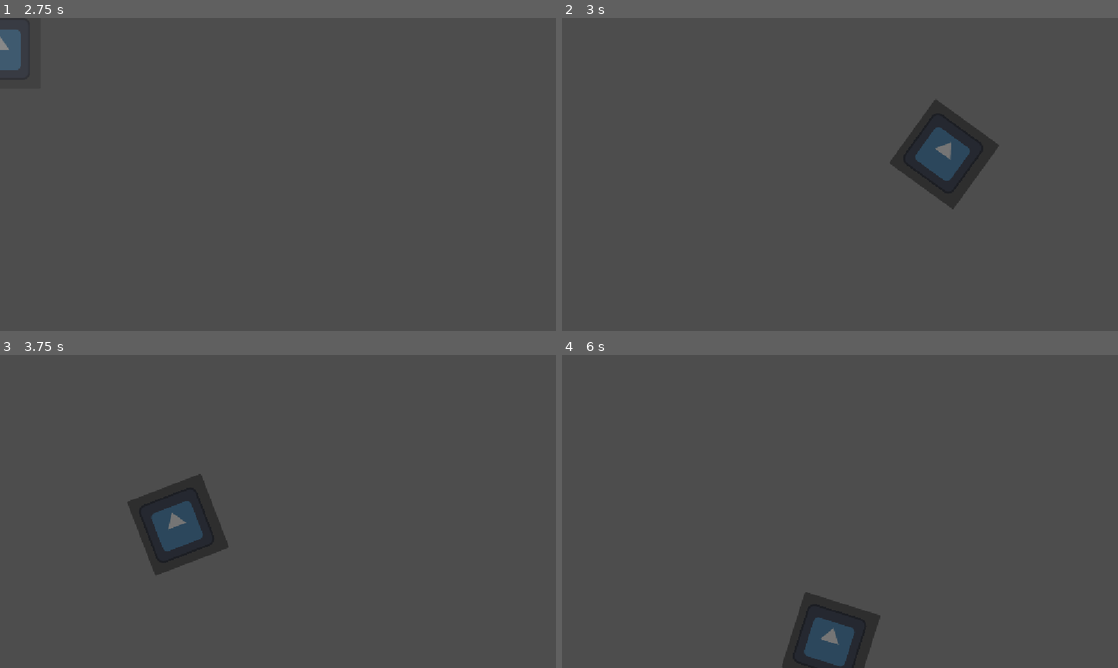
Above: before the commit, frames 1-4 (two rows, left to right).
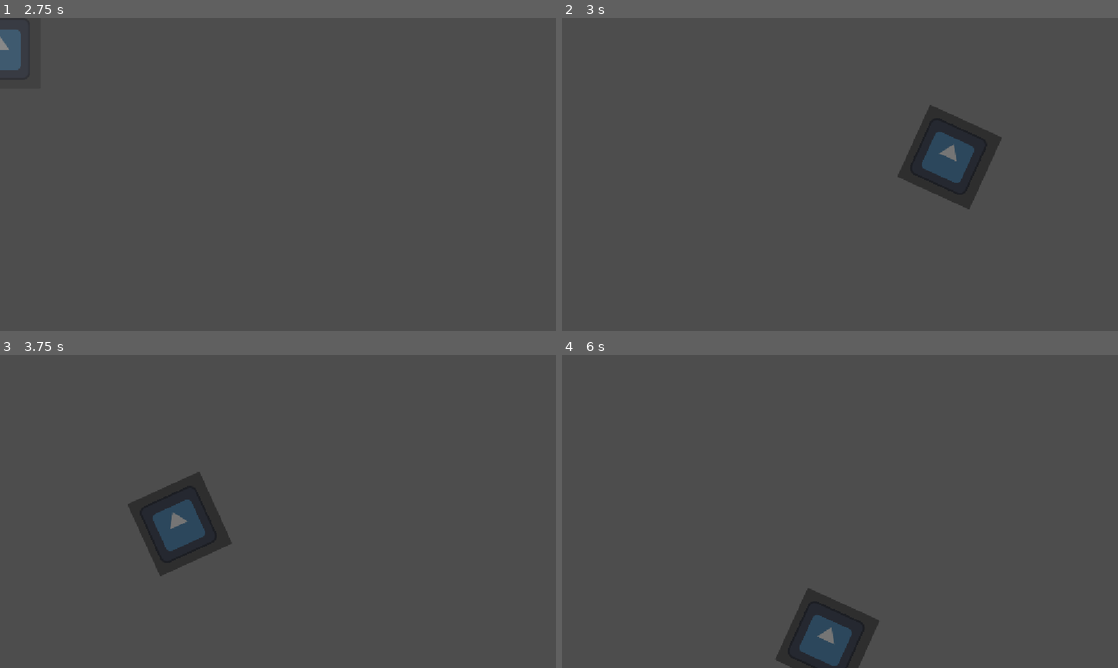
Above: after the commit, the same moments.

Repository: AquaFly1/TheTownGame
Game: Godot game, scene res://player.tscn
Same seed, same stepped clock (60 frames per second), same inputs: the game is played once before the commit and once after it. This scene is started directly instead of the project's main scene. The engine's default icon, where the game draws it, is replaced by a stand-in: a white triangle on a blue panel in a dark square.
Inputs (mouse positions are in pixels of both pictures, inside the frame that each line leads up to):
- Up to frame 1 (2.75 s): click (0, 49) at 0.5 s; click (0, 49) at 1.25 s; click (0, 49) at 2 s
- Up to frame 2 (3 s): tap Enter at 2.75 s; move the mouse to (962, 158) at 2.77 s
- Up to frame 3 (3.75 s): tap Space at 3.5 s; move the mouse to (166, 527) at 3.52 s
- Up to frame 4 (6 s): move the mouse to (895, 442) at 4.27 s; tap Enter at 5 s; move the mouse to (812, 574) at 5.02 s; tap Space at 5.75 s; move the mouse to (1006, 558) at 5.77 s

Frame 1 is identical in both runs. In frame 2, 1.2% of the frame differs, in the area x 59-79%, y 26-62%; in frame 3, 0.3%; in frame 4, 0.6%.

Commit message:
adjust values

Diff:
--- a/the-town-game/player_drag.gd
+++ b/the-town-game/player_drag.gd
@@ -16,8 +16,9 @@
 		tween.set_ease(Tween.EASE_OUT)
 		tween.tween_property(self, "position", get_global_mouse_position()-offset, 0.1)
 	x_speed = position.x - last_pos.x
+	x_speed = clampf(x_speed, -20., 20.)
 	var rot_tween = get_tree().create_tween()
-	rot_tween.tween_property(self, "rotation", x_speed*0.05, 0.1)
+	rot_tween.tween_property(self, "rotation", x_speed*0.05, 0.2)
 	last_pos = position
 
 func _on_button_button_up() -> void:
